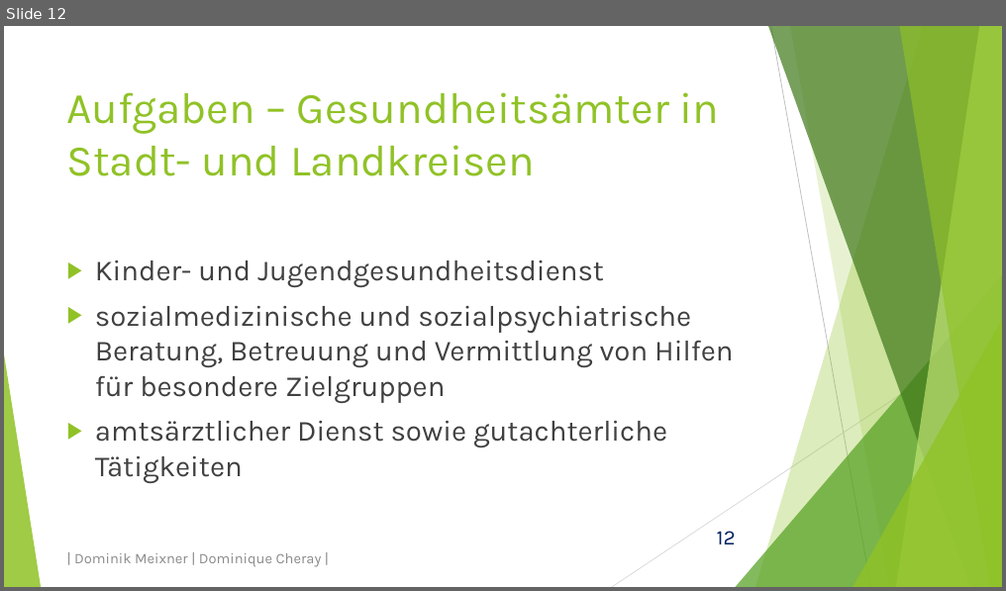
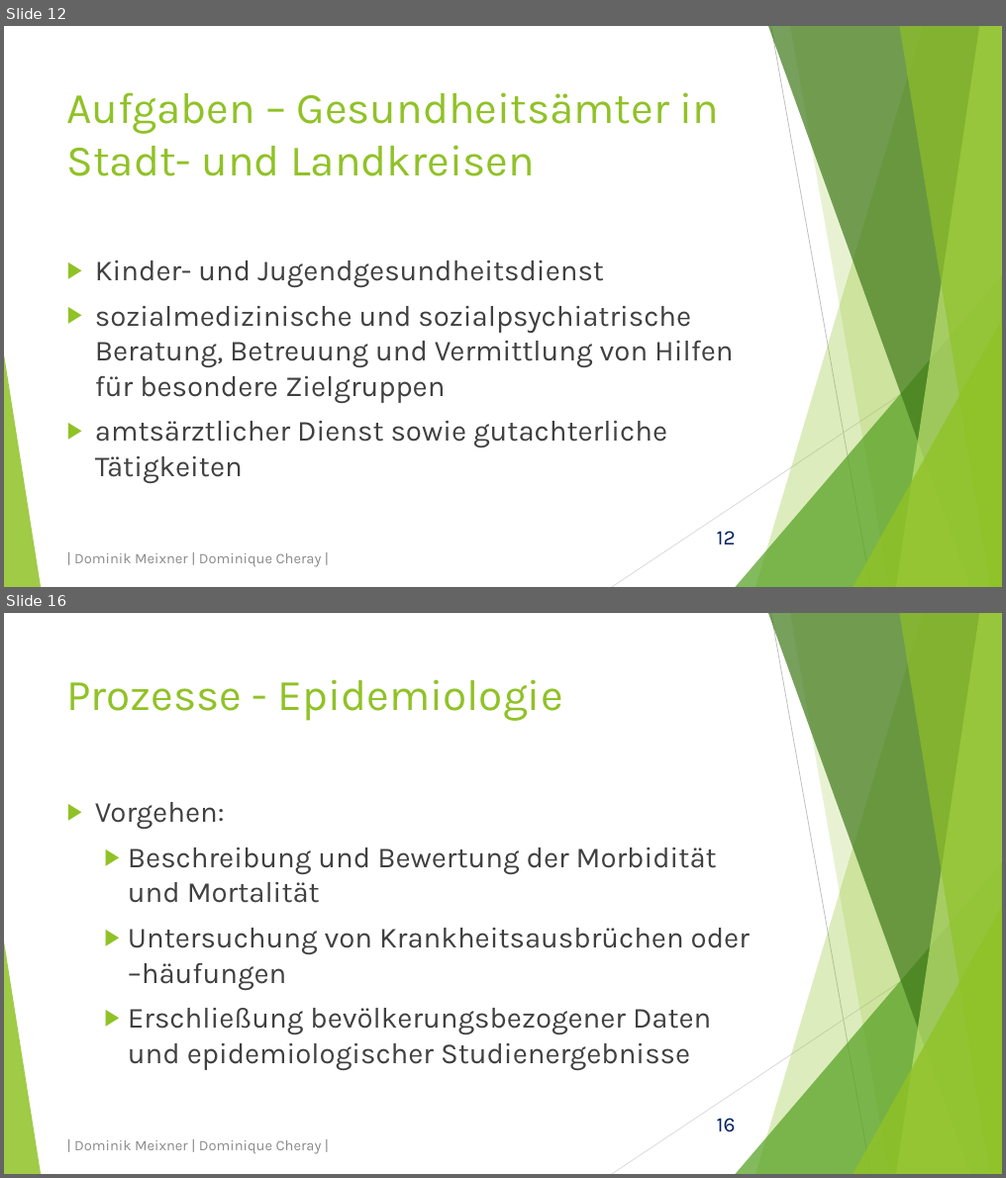
Before and after one commit to domeix/BlaBla, a slide deck: GesundheitsamtPraes.pptx. Shown one above the other, each under a label of ours: slide 12 before the commit, slides 12 and 16 after it; the slides between them are not shown. The pictures are 1006x591 and 1006x1178 pixels, drawn with LibreOffice and Linux fonts; fonts in the diff are those of the drawing. Boxes give left, top, right and bottom in pixels: in the first picture for what was removed or moved away, otherwise in the second. Text is boxed around its words. In the diff, an @@ line names an element or a change of style, - is before the commit and + after.

Commit message:
Wieder Präsentation
Präsentation um Prozesse erweitert

```diff
--- a/GesundheitsamtPraes.pptx
+++ b/GesundheitsamtPraes.pptx
@@ slide 16 added at [4,613,1002,1174], background #FFFFFF; not listed: 11 template elements that a slide beside it also shows @@
@@ title added at [67,679,563,721], 42 pt, text #90C226 @@
+Prozesse - Epidemiologie
@@ text added at [95,802,749,1070], 28 pt, text #404040 @@
+▶ Vorgehen:
+  ▶ Beschreibung und Bewertung der Morbidität und Mortalität
+  ▶ Untersuchung von Krankheitsausbrüchen oder –häufungen
+  ▶ Erschließung bevölkerungsbezogener Daten und epidemiologischer Studienergebnisse
@@ text added at [74,1141,322,1155], 14 pt, text #8C8C8C @@
+| Dominik Meixner | Dominique Cheray |
```
Also in this commit, not shown: 1 slide changed, 7 other slides added, 2 other files.
